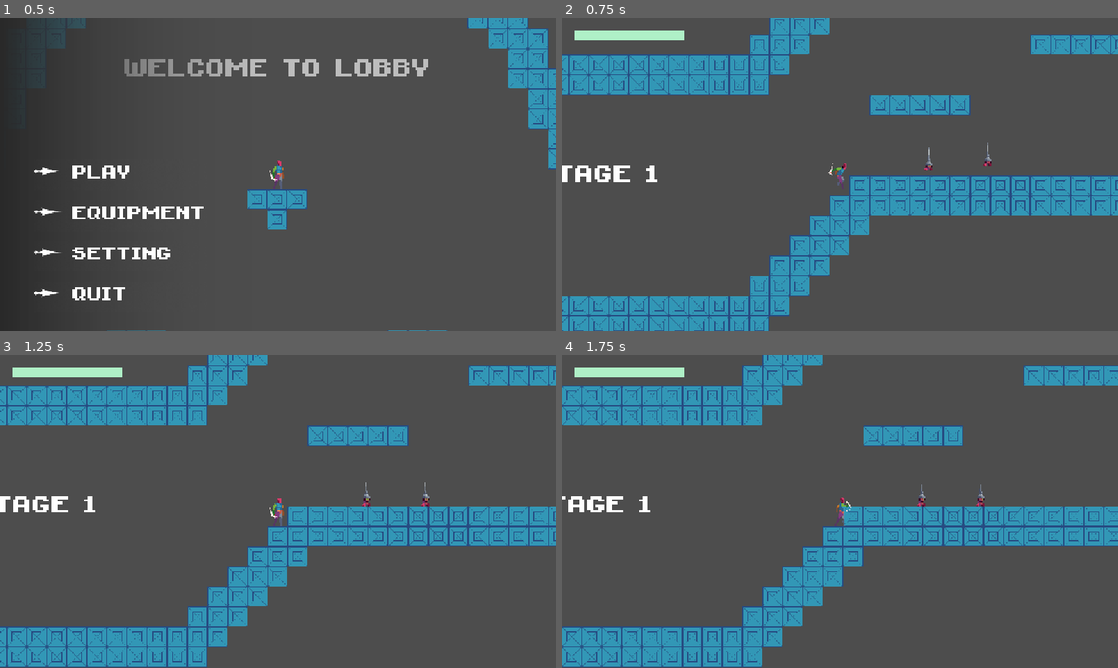
Above: before the commit, frames 1-4 (two rows, left to right).
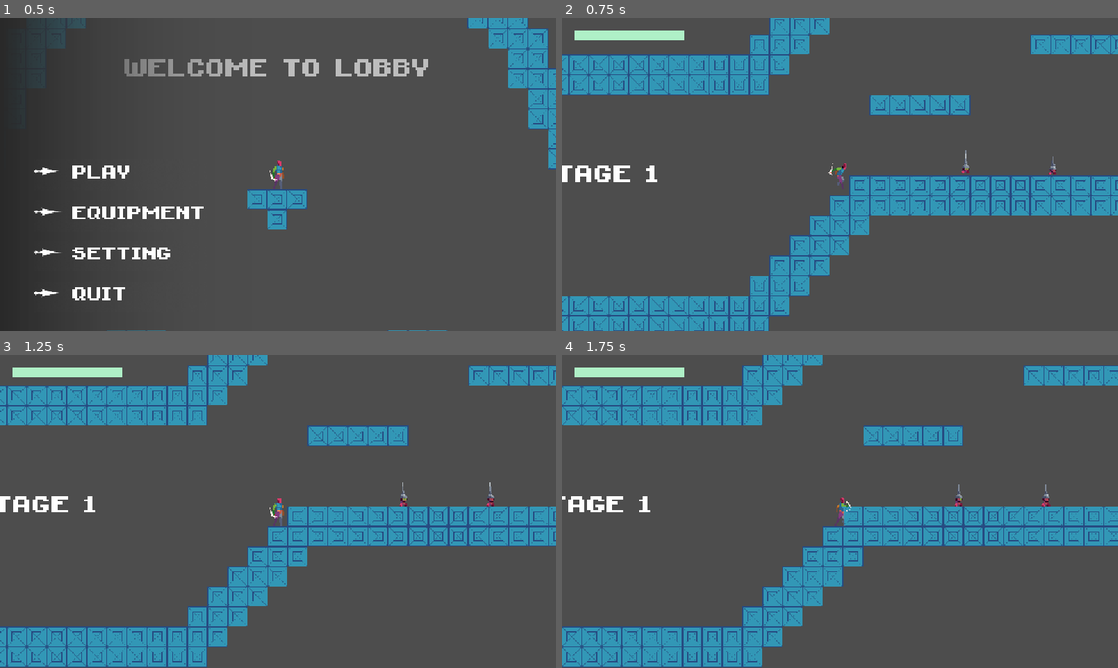
Above: after the commit, the same moments.

Repository: jbradlim08/MindBlade
Game: Godot game, scene res://scene/game/main_menu.tscn
Same seed, same stepped clock (60 frames per second), same inputs: the game is played once before the commit and once after it.
Inputs (mouse positions are in pixels of both pictures, inside the frame that each line leads up to):
- Up to frame 1 (0.5 s): no input
- Up to frame 2 (0.75 s): click (684, 174) at 0.5 s
- Up to frame 3 (1.25 s): no input
- Up to frame 4 (1.75 s): tap Enter at 1.25 s; move the mouse to (962, 495) at 1.27 s; hold D (right) from 1.28 s (still down); tap Space (dash) at 1.35 s; click (962, 495) at 1.42 s; tap W (jump) at 1.52 s

Frame 1 is identical in both runs. In frame 2, 0.1% of the frame differs, in the area x 65-89%, y 39-50%; in frame 3, 0.2%, in the area x 65-89%, y 40-49%; in frame 4, 0.2%.

Commit message:
Fix Player dash stuck in the wall by adding more condition when player is not on the floor

Diff:
--- a/character/base_player.gd
+++ b/character/base_player.gd
@@ -153,7 +153,8 @@
 			if is_on_floor() and wall_ground_detector.is_colliding():
 				return
 			elif not is_on_floor() and \
-				 (wall_air_detector.is_colliding() or wall_air_detector_2.is_colliding()):
+				 (wall_air_detector.is_colliding() or wall_air_detector_2.is_colliding() or \
+				 wall_ground_detector.is_colliding()):
 				return
 
 		dash_final_dir = final_dir
--- a/enemy/ground/headknife.gd
+++ b/enemy/ground/headknife.gd
@@ -110,6 +110,7 @@
 func check_can_charge() -> bool:
 	if player_ref.is_on_floor() and \
 	   global_position.y - player_ref.global_position.y <= max_dist_y_to_player and \
+	   global_position.y - player_ref.global_position.y >= 0 and \
 	   check_player_detector() and \
 	   can_charge and \
 	   cur_state != HKState.CHARGE and \
@@ -142,7 +143,7 @@
 		if dir != -to_player_dir() and check_view_degree():
 			set_state(HKState.CHARGE)
 		# if stopped by its fellow
-		if velocity.x == 0:
+		if velocity.x == 0 and check_player_detector():
 			set_state(HKState.CHARGE)
 
 func set_state(new_state: HKState) -> void:
@@ -166,7 +167,7 @@
 			die()
 
 func idle() -> void:
-	Utils.toggle_col_layer_mask(self, 4, true)
+	Utils.toggle_col_layer_mask(self, 4, false)
 
 	dir = 0.0
 	velocity.x = 0
--- a/enemy/ground/headknife.tscn
+++ b/enemy/ground/headknife.tscn
@@ -49,6 +49,18 @@
 "transitions": PackedFloat32Array(1),
 "update": 1,
 "values": [true]
+}
+tracks/3/type = "value"
+tracks/3/imported = false
+tracks/3/enabled = true
+tracks/3/path = NodePath("Shield/ShieldCollision:disabled")
+tracks/3/interp = 1
+tracks/3/loop_wrap = true
+tracks/3/keys = {
+"times": PackedFloat32Array(0),
+"transitions": PackedFloat32Array(1),
+"update": 1,
+"values": [false]
 }
 
 [sub_resource type="Animation" id="Animation_2enww"]
@@ -120,6 +132,18 @@
 "update": 0,
 "values": [Color(1, 1, 1, 1)]
 }
+tracks/2/type = "value"
+tracks/2/imported = false
+tracks/2/enabled = true
+tracks/2/path = NodePath("Shield/ShieldCollision:disabled")
+tracks/2/interp = 1
+tracks/2/loop_wrap = true
+tracks/2/keys = {
+"times": PackedFloat32Array(0.05),
+"transitions": PackedFloat32Array(1),
+"update": 1,
+"values": [true]
+}
 
 [sub_resource type="Animation" id="Animation_emnpx"]
 resource_name = "die"
@@ -261,6 +285,18 @@
 "transitions": PackedFloat32Array(1),
 "update": 0,
 "values": [Color(1, 1, 1, 1)]
+}
+tracks/2/type = "value"
+tracks/2/imported = false
+tracks/2/enabled = true
+tracks/2/path = NodePath("Shield/ShieldCollision:disabled")
+tracks/2/interp = 1
+tracks/2/loop_wrap = true
+tracks/2/keys = {
+"times": PackedFloat32Array(0),
+"transitions": PackedFloat32Array(1),
+"update": 1,
+"values": [false]
 }
 
 [sub_resource type="Animation" id="Animation_fj8b2"]
@@ -355,7 +391,7 @@
 collision_layer = 32
 collision_mask = 258
 
-[node name="CollisionShape2D" type="CollisionShape2D" parent="Shield" index="0"]
+[node name="ShieldCollision" type="CollisionShape2D" parent="Shield" index="0"]
 position = Vector2(0, -15)
 shape = SubResource("CapsuleShape2D_f0ach")
 
@@ -376,7 +412,7 @@
 [node name="GroundDetector" type="RayCast2D" parent="." index="14"]
 position = Vector2(25, 0)
 target_position = Vector2(0, 32)
-collision_mask = 512
+collision_mask = 2560
 
 [node name="PlayerDetector" type="RayCast2D" parent="." index="15"]
 top_level = true
@@ -398,6 +434,8 @@
 
 [node name="CollisionPolygon2D" type="CollisionPolygon2D" parent="ViewTester/Area2D" index="0"]
 polygon = PackedVector2Array(-268, -87, -268, 87, 0, 0)
+
+[node name="FellowDetector" type="RayCast2D" parent="." index="17"]
 
 [connection signal="area_entered" from="Hitbox" to="." method="_on_hitbox_area_entered"]
 [connection signal="timeout" from="PatrolTimer" to="." method="_on_patrol_timer_timeout"]
--- a/scene/game/level.tscn
+++ b/scene/game/level.tscn
@@ -48,8 +48,8 @@
 text = "STAGE 1"
 label_settings = ExtResource("9_07p8p")
 
-[node name="HeadKnife6" parent="." instance=ExtResource("8_kapys")]
-position = Vector2(987, 289)
+[node name="HeadKnife" parent="." instance=ExtResource("8_kapys")]
+position = Vector2(952, 301)
 
-[node name="HeadKnife7" parent="." instance=ExtResource("8_kapys")]
-position = Vector2(893, 296)
+[node name="HeadKnife2" parent="." instance=ExtResource("8_kapys")]
+position = Vector2(1091, 303)
